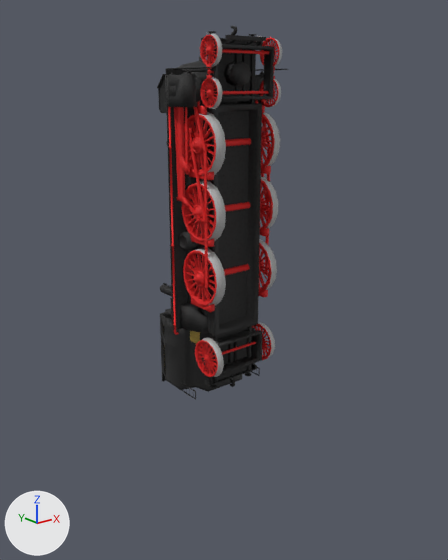
One commit to the FBX model bin/assets/models/OldTrain2.fbx: the scene before it, then after it.
One viewpoint serves both versions: a 50 mm camera at (-14.2, -18.65, 5.87) aimed at (0.49, -0.28, -1.47). The lights are fixed; the arrows at lower left show +X, +Y and +Z.

Names of what the first picture shows: 'Train.001'.
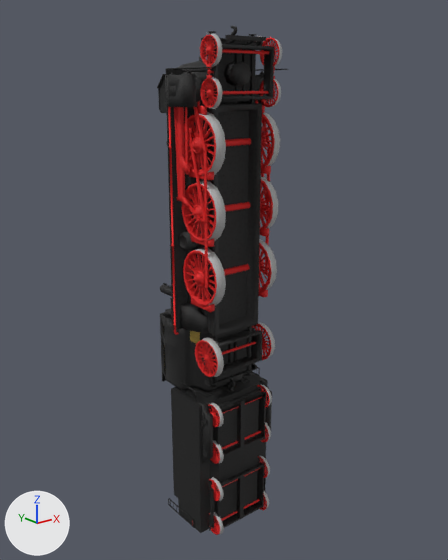
Location of each change, (x1, y1, x2, y2) in pixels of the pictures (448 x 560 px):
'Train.001', reshaped (36% taller): before (157, 25, 288, 400); after (157, 25, 288, 535)
part 1 of me_cylinder_002, added: after (210, 488, 214, 528)
part 2 of me_cylinder_002, added (black): after (168, 372, 272, 535)

The change, as a diff of the scene's bpy script:
```diff
--- a/bin/assets/models/OldTrain2.fbx.py
+++ b/bin/assets/models/OldTrain2.fbx.py
@@ me_cylinder_002 @@
 # used by ob_train_001; location = (0.0, 0.0, 0.0)
-me_cylinder_002.from_pydata(...)  # 20793 vertices, 19222 faces; spans x -2.1..2.1, y -2.37..2.26, z -6.07..7.8
+me_cylinder_002.from_pydata(...)  # 29545 vertices, 27484 faces; spans x -2.1..2.1, y -2.37..2.26, z -11.58..7.8
+# me_cylinder_002 part 1: a new loose piece, a box spanning x -1.411..-1.381, y -1.971..-1.778, z -11.178..-9.371, in mat_train
+# me_cylinder_002 part 2: 8568 vertices added at x -1.82..1.76, y -2.35..0.97, z -11.58..-5.34
 me_cylinder_002.materials.append(mat_train)
```
